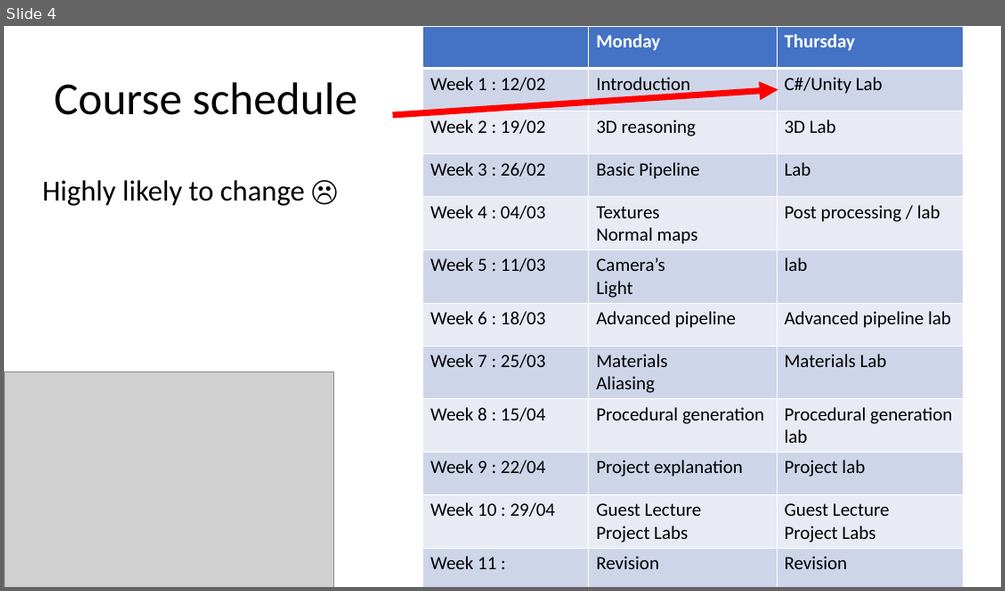
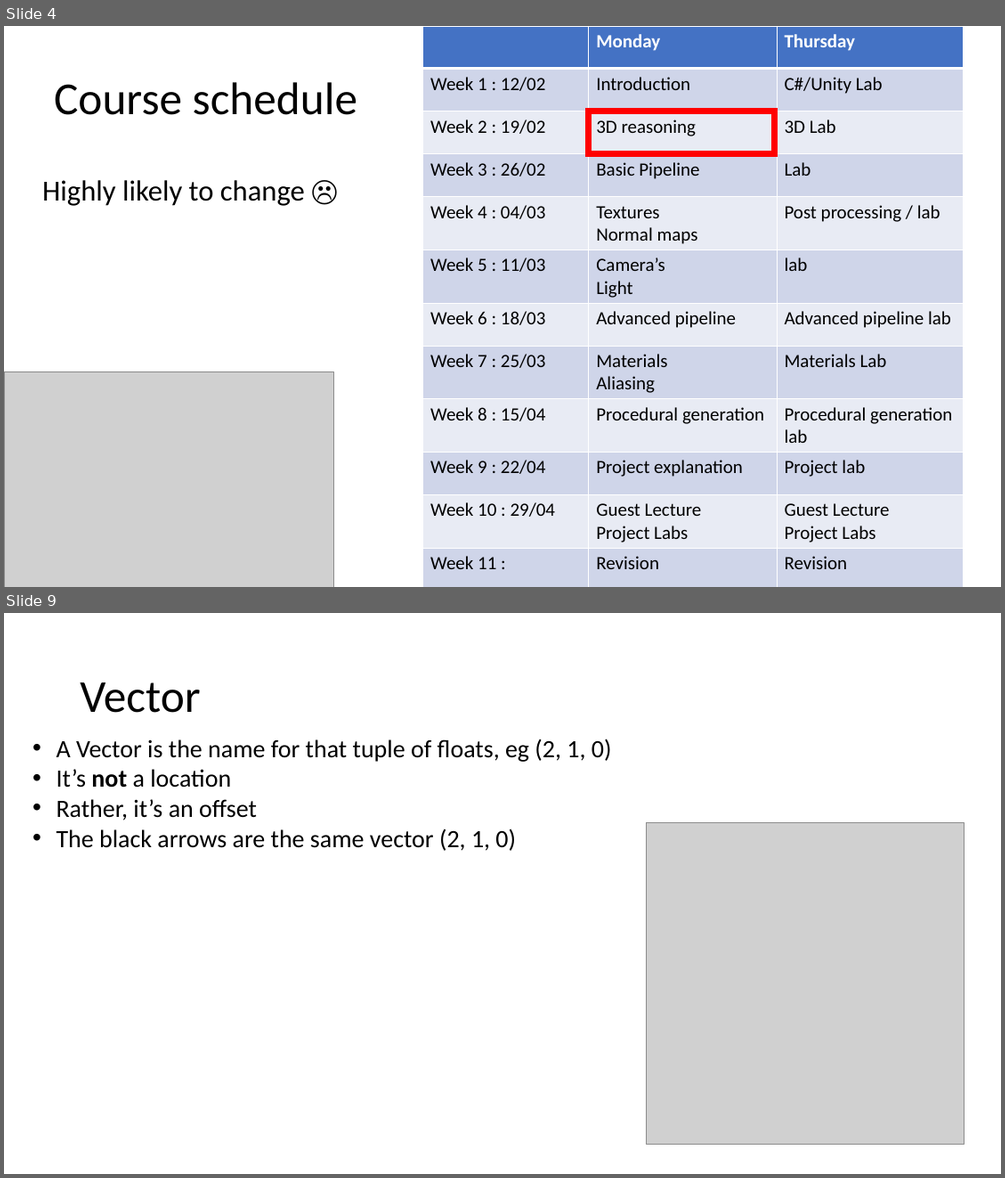
Before and after one commit to harveypekar/3dgraphics, a slide deck: course/3d_slides_w2a.pptx. Shown one above the other, each under a label of ours: slide 4 before the commit, slides 4 and 9 after it; the slides between them are not shown. The pictures are 1005x591 and 1005x1178 pixels, drawn with LibreOffice and Linux fonts; fonts in the diff are those of the drawing; grey boxes stand for pictures. Boxes give left, top, right and bottom in pixels: in the first picture for what was removed or moved away, otherwise in the second. Text is boxed around its words. In the diff, an @@ line names an element or a change of style, - is before the commit and + after.

```diff
--- a/course/3d_slides_w2a.pptx
+++ b/course/3d_slides_w2a.pptx
@@ slide 9 added at [4, 613, 1001, 1174], background #FFFFFF @@
@@ title added at [80, 682, 200, 713], 44 pt, text #000000 @@
+Vector
@@ text added at [57, 738, 612, 851], 24 pt, text #000000 @@
+• A Vector is the name for that tuple of floats, eg (2, 1, 0)
+• It’s not a location
+• Rather, it’s an offset
+• The black arrows are the same vector (2, 1, 0)
@@ picture added at [647, 823, 963, 1144] @@
@@ slide 4 changed as well @@
@@ arrow removed from (393, 115) to (778, 89) @@
@@ rectangle added at [589, 111, 775, 154], outline #FF0000 6 pt @@
```
Also in this commit, not shown: 1 other slide changed, 56 other slides added, 31 slides removed.
